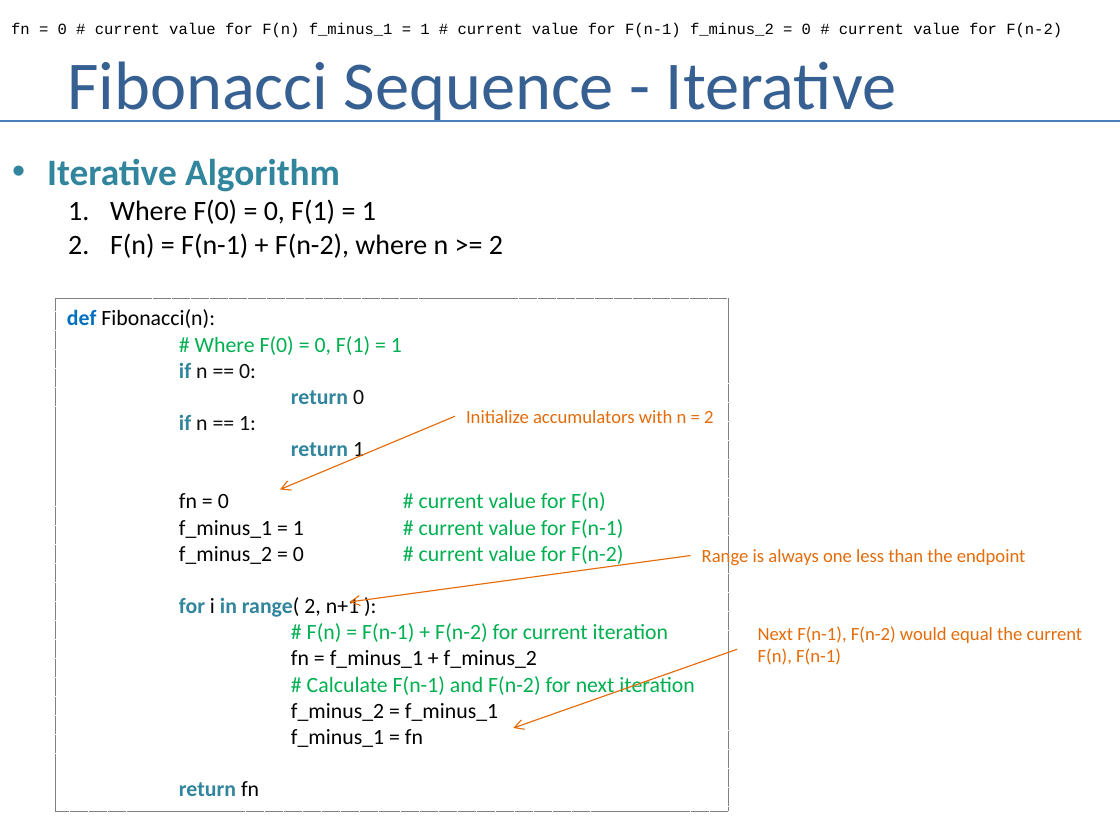
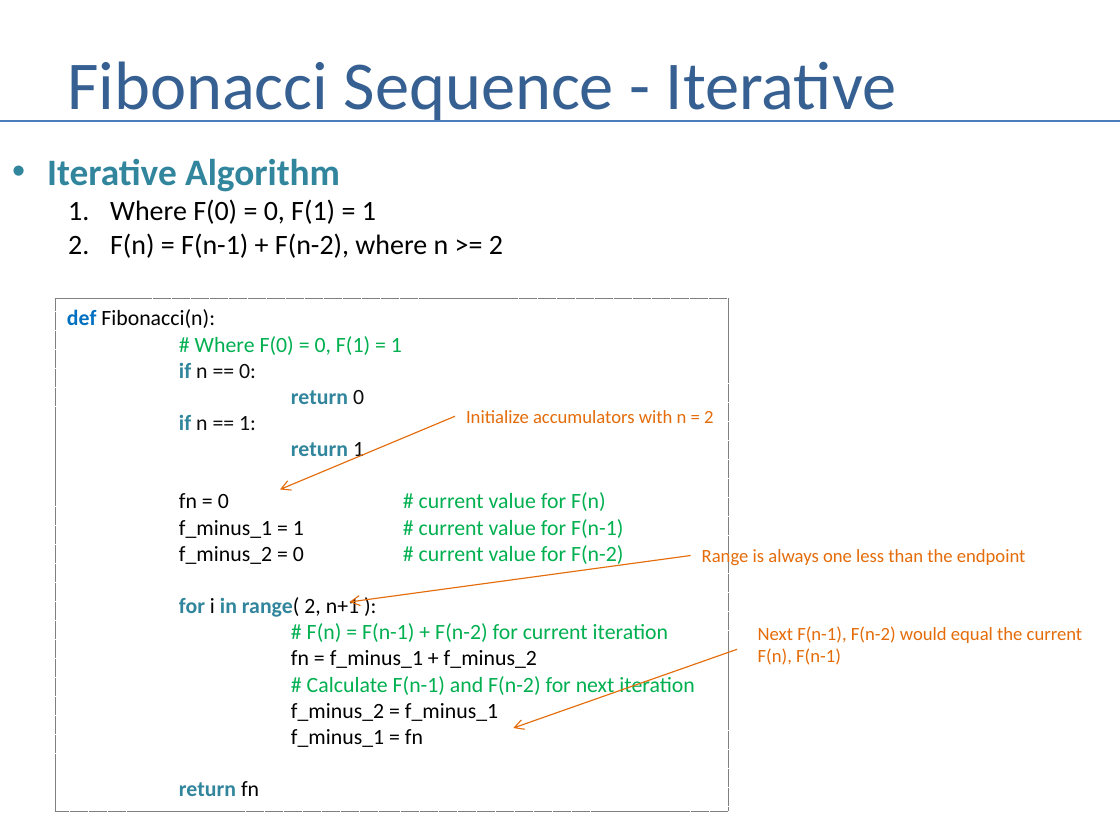
Before and after one commit to andrewferlitsch/Portland-Data-Science-Group, a slide deck: slide 9 of Presentations/Whiteboarding.pptx. Drawn at 1120x840 pixels with LibreOffice and Linux fonts; fonts in the diff are those of the drawing. Boxes give left, top, right and bottom in pixels: in the first picture for what was removed or moved away, otherwise in the second. Text is boxed around its words. In the diff, an @@ line names an element or a change of style, - is before the commit and + after.

```diff
--- a/Presentations/Whiteboarding.pptx
+++ b/Presentations/Whiteboarding.pptx
@@ text removed at (x1=11, y1=22, x2=1062, y2=38) @@
-fn = 0 # current value for F(n) f_minus_1 = 1 # current value for F(n-1) f_minus_2 = 0 # current value for F(n-2)
```
Also in this commit, not shown: 2 other slides changed, 1 slide removed.
